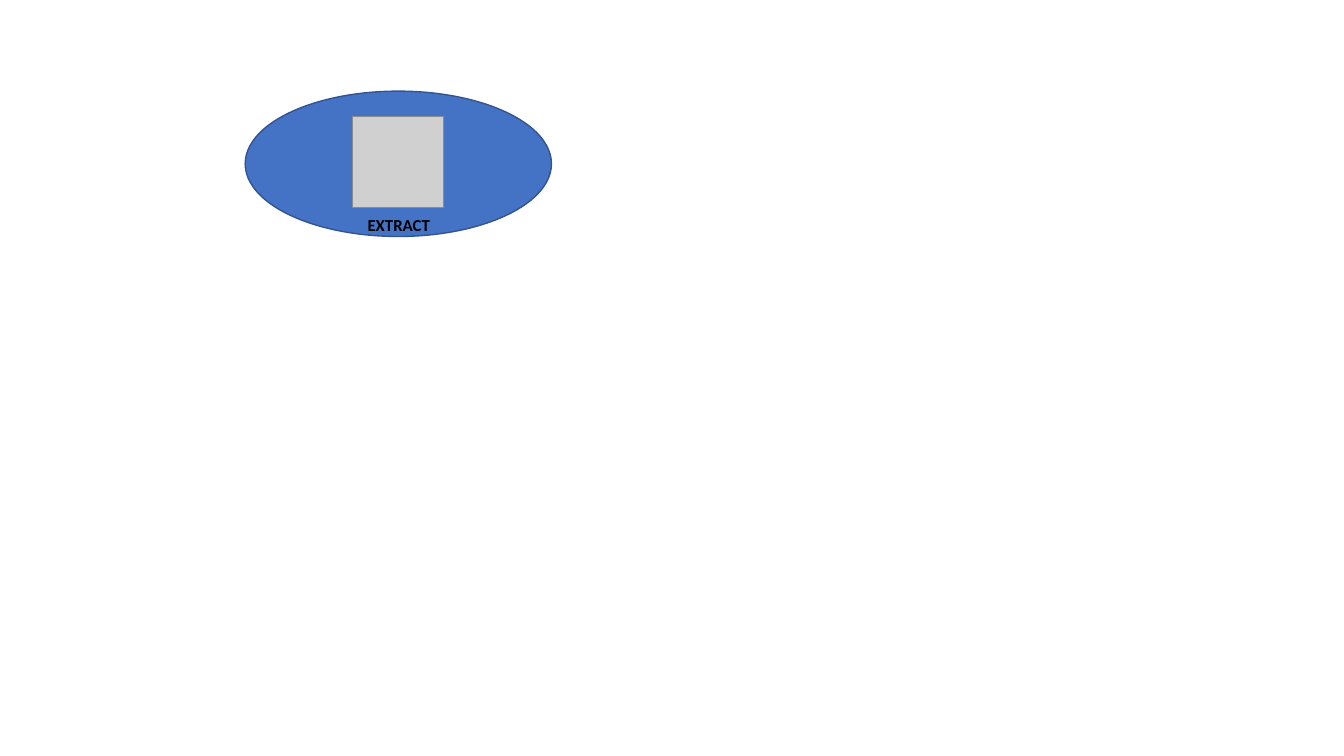
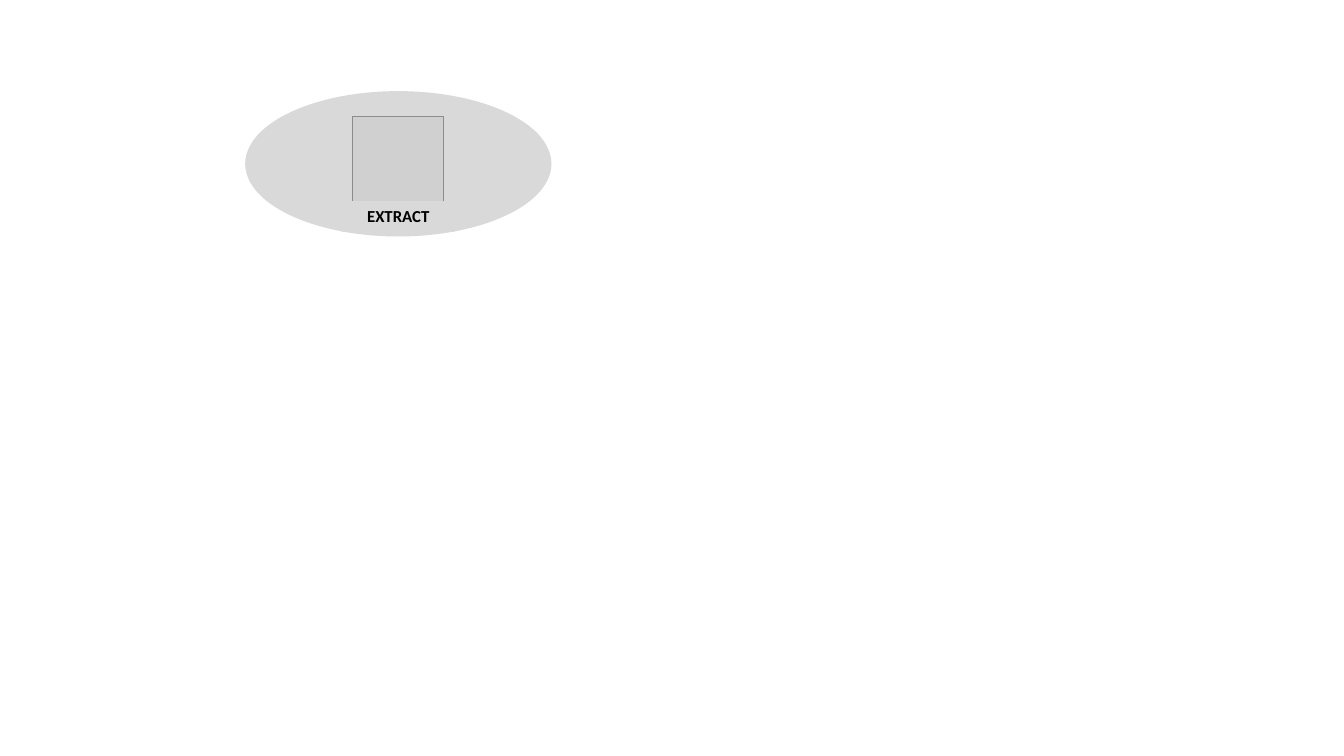
Before and after one commit to GitJig/PracticalOGG, a slide deck: slide 1 of GGTopologyViewer/static/GGtopologyicons.pptx. Drawn at 1344x756 pixels with LibreOffice and Linux fonts; fonts in the diff are those of the drawing; grey boxes stand for pictures. Boxes give left, top, right and bottom in pixels: in the first picture for what was removed or moved away, otherwise in the second. Text is boxed around its words. In the diff, an @@ line names an element or a change of style, - is before the commit and + after.

```diff
--- a/GGTopologyViewer/static/GGtopologyicons.pptx
+++ b/GGTopologyViewer/static/GGtopologyicons.pptx
@@ ellipse at [245,91,552,236]: fill #4472C4 to #D9D9D9; outline #325491 1 pt to none @@
@@ rectangle "EXTRACT": place and size @@
-rectangle "EXTRACT" at [368,220,430,235]
+rectangle "EXTRACT" at [342,202,455,232]
@@ rectangle "EXTRACT" at [342,202,455,232]: fill none to #D9D9D9 @@
```
Also in this commit, not shown: 3 other slides changed, 6 other files.
